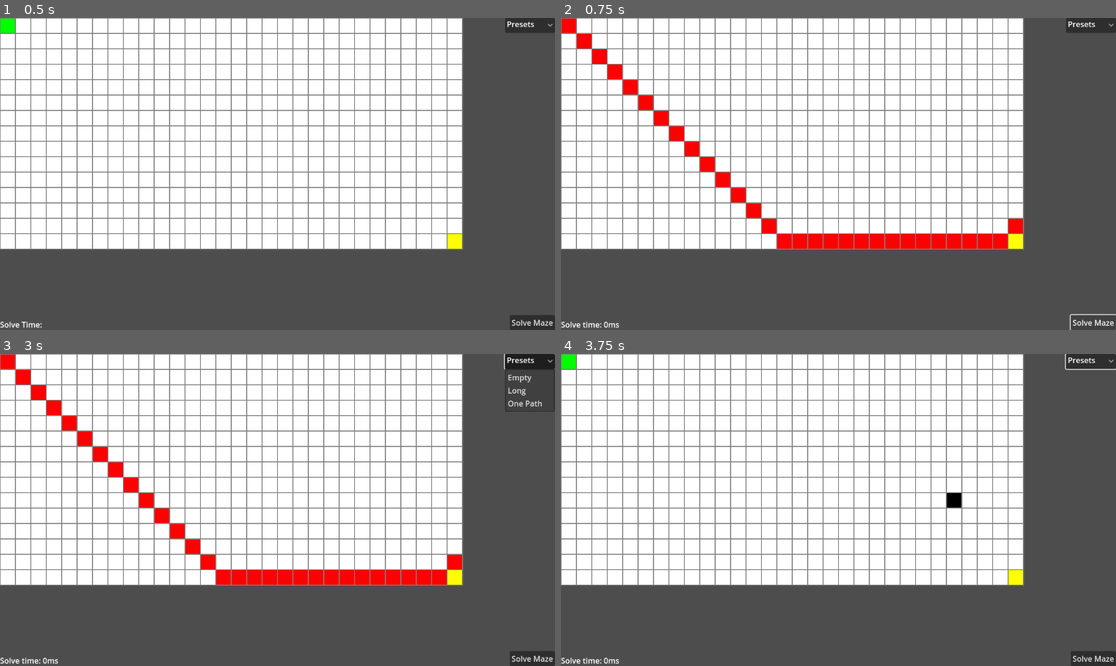
Above: before the commit, frames 1-4 (two rows, left to right).
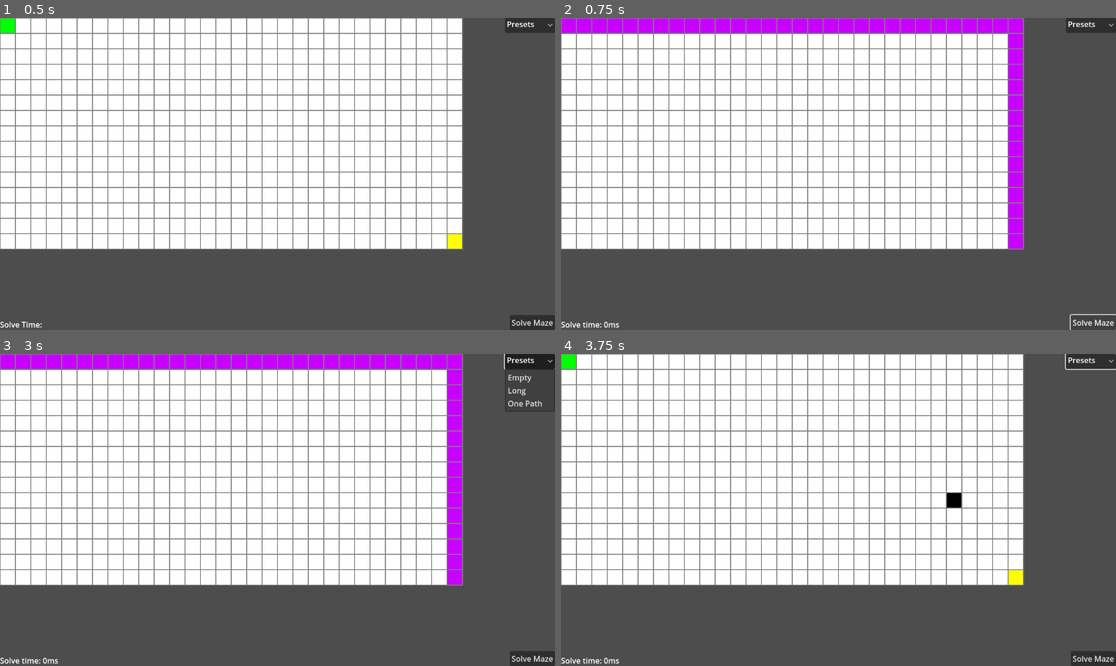
Above: after the commit, the same moments.

Repository: bayowulf/AStarGodot
Game: Godot game, scene res://AStarHandler/astar_tester.tscn
The game is run twice, just before and just after one commit, with the same random seed, the same clock (stepped at 60 frames per second) and the same inputs.
Inputs (mouse positions are in pixels of both pictures, inside the frame that each line leads up to):
- Up to frame 1 (0.5 s): no input
- Up to frame 2 (0.75 s): click "Solve Maze" at 0.5 s
- Up to frame 3 (3 s): click "Solve Maze" at 1.25 s; click "Solve Maze" at 2 s; click "Presets" at 2.75 s
- Up to frame 4 (3.75 s): move the mouse to (960, 494) at 3.52 s; press the mouse at (960, 494) at 3.53 s

Frame 1 is identical in both runs. In frame 2, 9.2% of the frame differs, in the area x 0-84%, y 0-74%; in frame 3, 9.2%; in frame 4, nothing differs.

Commit message:
Fixed solution finding
Algorithm no longer gets wrong endpoint

Diff:
--- a/AStarAlgorithm/astar.gd
+++ b/AStarAlgorithm/astar.gd
@@ -73,8 +73,8 @@
 		while (!unvisited.is_empty()):
 			var lowestCost: Cell = unvisited.pop_at(get_lowest_cost(unvisited))
 			if (lowestCost.get_position() == goal): # Found path
-				var path: PackedVector2Array = [unvisited.back().get_position()]
-				var nextCell = unvisited.back().get_previous()
+				var path: PackedVector2Array = [lowestCost.get_position()]
+				var nextCell = lowestCost
 
 				while (nextCell != null):
 					path.append(nextCell.get_position())
--- a/AStarHandler/astar_tester.gd
+++ b/AStarHandler/astar_tester.gd
@@ -27,7 +27,7 @@
 		$CanvasLayer/MazePresets.get_popup().set_item_as_radio_checkable(index, false)
 	$CanvasLayer/MazePresets.selected = -1
 	maze = AStar.Maze.new(gridSize)
-	solver = AStar.Solver.new(AStar.Solver.movementType.OMNIDIRECTIONAL)
+	solver = AStar.Solver.new(AStar.Solver.movementType.CARDINAL)
 	cachedPath = []
 
 # Called every frame. 'delta' is the elapsed time since the previous frame.
@@ -101,8 +101,8 @@
 				queue_redraw()
 
 func draw_solution(solution: PackedVector2Array) -> void:
-	for pos: Vector2 in solution:
-		draw_square(pos.x*tileSize, pos.y*tileSize, 4)
+	for pos: int in solution.size():
+		draw_square(solution[pos].x*tileSize, solution[pos].y*tileSize, 4)
 
 func solve_maze() -> void:
 	var startTime: int = Time.get_ticks_msec()
--- a/AStarHandler/astar_tester.tscn
+++ b/AStarHandler/astar_tester.tscn
@@ -11,6 +11,7 @@
 "Long": PackedInt32Array(2, 1, 0, 0, 0, 1, 0, 0, 0, 1, 0, 0, 0, 1, 0, 0, 0, 1, 0, 0, 0, 1, 0, 0, 0, 1, 0, 0, 0, 0, 0, 1 …(1256 unchanged characters)…
 "One Path": PackedInt32Array(2, 1, 1, 1, 1, 1, 1, 1, 1, 1, 1, 1, 1, 1, 1, 1, 1, 1, 1, 1, 1, 1, 1, 1, 1, 1, 1, 1, 1, 1,  …(1259 unchanged characters)…
 }
+solutionColor = Color(0.784314, 0, 1, 1)
 outlineSize = 2
 
 [node name="CanvasLayer" type="CanvasLayer" parent="."]
